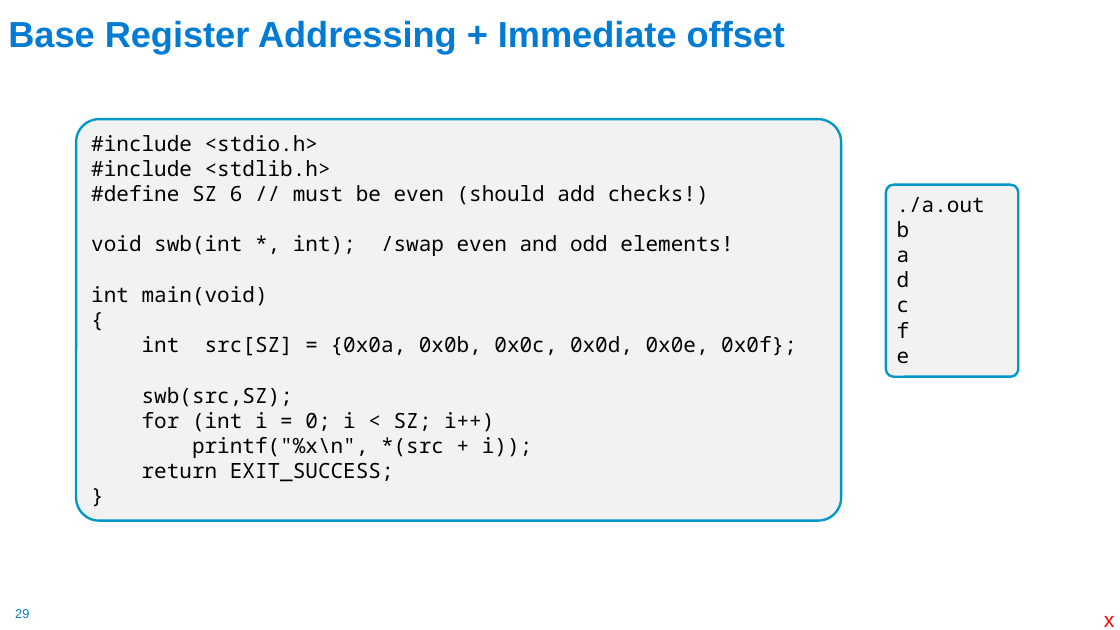
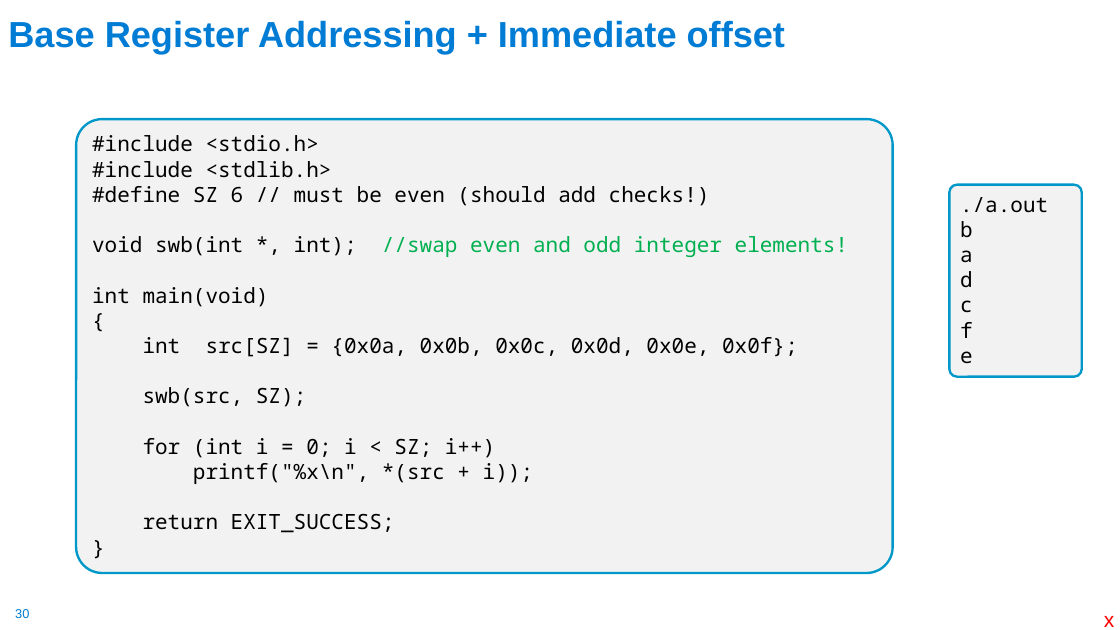
Before and after one commit to cse30-fa22/Muller_CSE30_Lecture_Slides, a slide deck: slide 30 of 08_Assm_Part3.pptx (slide 29 before the commit). Drawn at 1120x630 pixels with LibreOffice and Linux fonts; fonts in the diff are those of the drawing. Boxes give left, top, right and bottom in pixels: in the first picture for what was removed or moved away, otherwise in the second. Text is boxed around its words. In the diff, an @@ line names an element or a change of style, - is before the commit and + after.

```diff
--- a/08_Assm_Part3.pptx
+++ b/08_Assm_Part3.pptx
@@ rounded rectangle "#include <stdio.h>" resized from (x1=76, y1=119, x2=842, y2=521) to (x1=76, y1=119, x2=893, y2=573) @@
@@ rounded rectangle "./a.out" moved from (x1=886, y1=185, x2=1019, y2=377) to (x1=949, y1=185, x2=1082, y2=377) @@
@@ text in rounded rectangle at (x1=92, y1=236, x2=848, y2=257): text changed; text colour #000000 to #00B050 @@
-void swb(int *, int); /swap even and odd elements!
+void swb(int *, int); //swap even and odd integer elements!
@@ text in rounded rectangle at (x1=143, y1=387, x2=306, y2=407): spaces changed @@
-swb(src,SZ);
+swb(src, SZ);
@@ page number at (x1=15, y1=609, x2=29, y2=618): text changed @@
-29
+30
```
Also in this commit, not shown: 26 other slides changed, 3 slides added, 21 slides removed, 1 other file.
